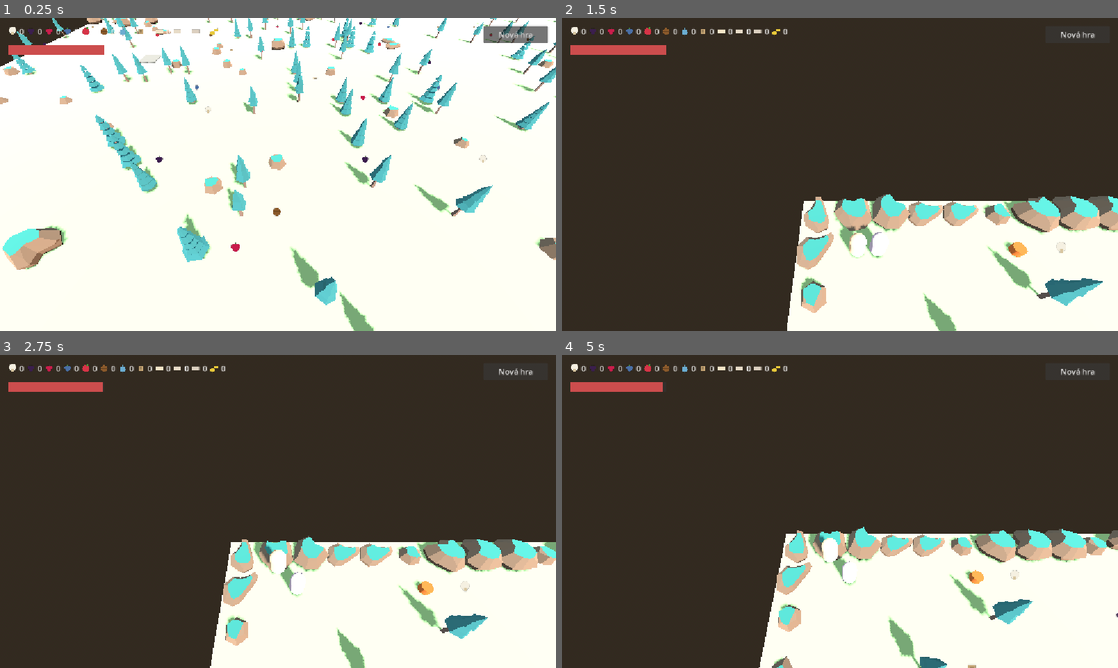
Above: before the commit, frames 1-4 (two rows, left to right).
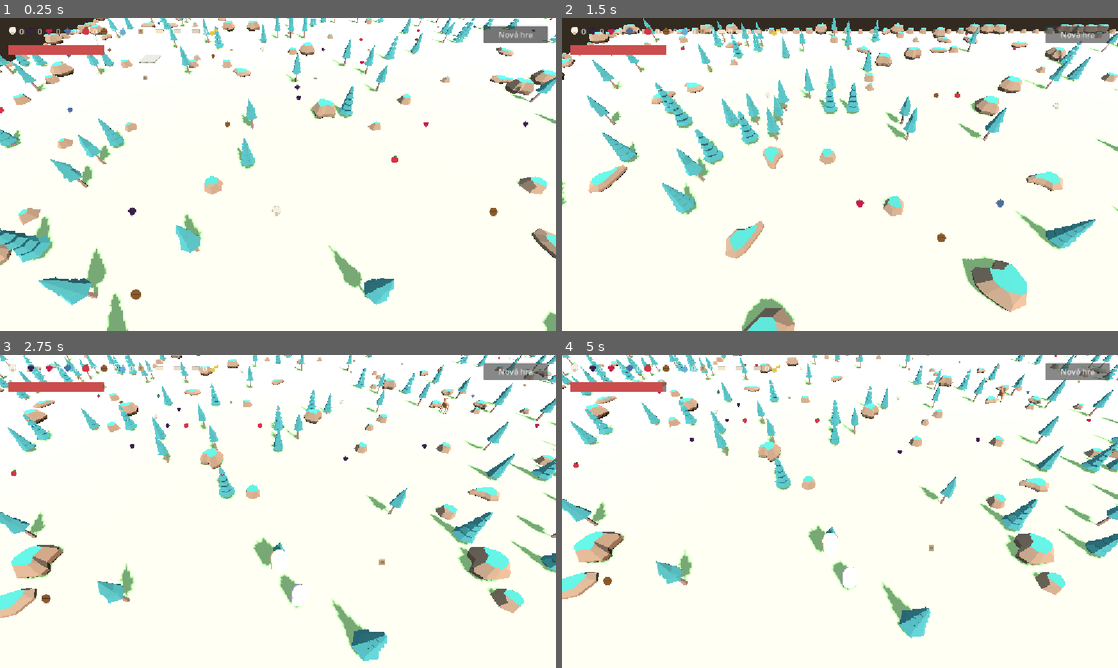
Above: after the commit, the same moments.

Repository: sirdik/zola-game-1
Game: Godot game, scene res://game/world/Forest.tscn
The game is run twice, just before and just after one commit, with the same random seed, the same clock (stepped at 60 frames per second) and the same inputs.
Inputs:
- Up to frame 1 (0.25 s): no input
- Up to frame 2 (1.5 s): click "Nová hra" at 0.5 s; click "Fakt smazat?" at 1.25 s
- Up to frame 3 (2.75 s): tap Enter (p1_action) at 2, 2.1 s; hold Up (p1_move_forward) from 2.03 s (still down); tap Space (p1_jump) at 2.27 s
- Up to frame 4 (5 s): release Up (p1_move_forward) at 2.78 s; hold Down (p1_move_back) 2.78-3.53 s; tap F (p2_action) at 2.85 s; tap Space (p1_jump) at 3.02, 4.52 s; hold Up (p1_move_forward) from 3.53 s (still down); tap S (p2_move_back) at 3.6 s; tap W (p2_move_forward) at 4.35 s

The runs differ from the first frame. In frame 1, 17% of the frame differs, in the area x 0-100%, y 0-100%; in frame 2, 80%; in frame 3, 82%; in frame 4, 79%.

Commit message:
Fix map-reset regeneration, missing horn, and missing border from final review
- game.gd: reset_save() now calls _ensure_map_exists() after deleting the
  generated map, so "Nova hra" produces a fresh map instead of silently
  falling back to the old dev map (Game is an autoload, so scene reload
  never re-runs its _ready()).
- map_generator.gd: place a horn ('!') on every generated map so the bear
  can always be scared off; add a full rock border ring around the map
  edge so players can't walk off it; re-roll water dimensions per retry
  attempt instead of once; warn (rather than silently skip) when an
  animal can't be placed; add a clarifying comment on why water is
  treated as blocking in the connectivity check.

Co-Authored-By: Claude Sonnet 5 <noreply@anthropic.com>
Claude-Session: https://claude.ai/code/session_014rTmxJaND9vaABnW6Byv9U

Diff:
--- a/game/autoload/game.gd
+++ b/game/autoload/game.gd
@@ -111,6 +111,7 @@
 		DirAccess.remove_absolute(SAVE_PATH)
 	if FileAccess.file_exists(MAP_PATH):
 		DirAccess.remove_absolute(MAP_PATH)
+	_ensure_map_exists()
 	energy_changed.emit(energy)
 	for id in _inventory.keys():
 		inventory_changed.emit(id)
--- a/game/world/map_generator.gd
+++ b/game/world/map_generator.gd
@@ -11,6 +11,7 @@
 const BLUEPRINT_MIN_DIST := 5
 const BLUEPRINT_MAX_DIST := 15
 const ANIMAL_MIN_DIST_FROM_SPAWN := 10
+const HORN_MIN_DIST_FROM_SPAWN := 10
 const PLACEMENT_RETRIES := 50
 const MAX_FULL_RETRIES := 20
 
@@ -27,6 +28,7 @@
 const BLUEPRINT := "H"
 const BUILD_SITE := "S"
 const BLOCK := "k"
+const HORN := "!"
 
 static func generate() -> String:
 	var density := TREE_ROCK_DENSITY
@@ -42,6 +44,7 @@
 
 static func _try_generate(tree_rock_density: float) -> String:
 	var grid := _make_empty_grid()
+	_add_border(grid)
 
 	var spawn := _pick_spawn_tile()
 	grid[spawn.y][spawn.x] = PLAYER_SPAWN
@@ -75,6 +78,12 @@
 
 		legend_lines.append("%s%s = build_site building=%s" % [BUILD_SITE, token_digit, building_id])
 		legend_lines.append("%s%s = blueprint  building=%s" % [BLUEPRINT, token_digit, building_id])
+
+	var horn_pos := _pick_tile_near(spawn, HORN_MIN_DIST_FROM_SPAWN, MAP_SIZE, grid)
+	if horn_pos == Vector2i(-1, -1):
+		return ""
+	grid[horn_pos.y][horn_pos.x] = HORN
+	required_reachable.append(horn_pos)
 
 	_carve_water(grid)
 	_scatter_trees_and_rocks(grid, tree_rock_density)
@@ -95,6 +104,13 @@
 		cells.fill(EMPTY)
 		grid.append(cells)
 	return grid
+
+static func _add_border(grid: Array[PackedStringArray]) -> void:
+	for i in MAP_SIZE:
+		grid[0][i] = ROCK
+		grid[MAP_SIZE - 1][i] = ROCK
+		grid[i][0] = ROCK
+		grid[i][MAP_SIZE - 1] = ROCK
 
 static func _tile_free(grid: Array[PackedStringArray], pos: Vector2i) -> bool:
 	if pos.x < 0 or pos.x >= MAP_SIZE or pos.y < 0 or pos.y >= MAP_SIZE:
@@ -149,9 +165,9 @@
 	return Vector2i(-1, -1)
 
 static func _carve_water(grid: Array[PackedStringArray]) -> void:
-	var width := randi_range(4, 8)
-	var height := randi_range(4, 10)
-	for attempt in PLACEMENT_RETRIES:
+	for attempt in PLACEMENT_RETRIES:
+		var width := randi_range(4, 8)
+		var height := randi_range(4, 10)
 		var origin := Vector2i(randi_range(0, MAP_SIZE - width), randi_range(0, MAP_SIZE - height))
 		var fits := true
 		for y in range(origin.y, origin.y + height):
@@ -222,6 +238,8 @@
 			var pos := _pick_tile_near(spawn, ANIMAL_MIN_DIST_FROM_SPAWN, MAP_SIZE, grid)
 			if pos != Vector2i(-1, -1):
 				grid[pos.y][pos.x] = ch
+			else:
+				push_warning("map_generator: could not place an instance of '%s', skipping" % animal_id)
 
 static func _is_fully_connected(grid: Array[PackedStringArray], spawn: Vector2i, required: Array[Vector2i]) -> bool:
 	var visited: Dictionary = {}
@@ -237,6 +255,9 @@
 				continue
 			var ch: String = grid[next_pos.y][next_pos.x]
 			if ch == TREE or ch == ROCK or ch == WATER:
+				# Water has no collider in level_loader.gd (it's walkable in-game),
+				# but we treat it as blocking here anyway — a deliberately
+				# conservative simplification, not a bug.
 				continue
 			visited[next_pos] = true
 			queue.append(next_pos)
Not shown, added: game/audio/sound_generator.gd.uid
Not shown, added: game/world/map_generator.gd.uid
